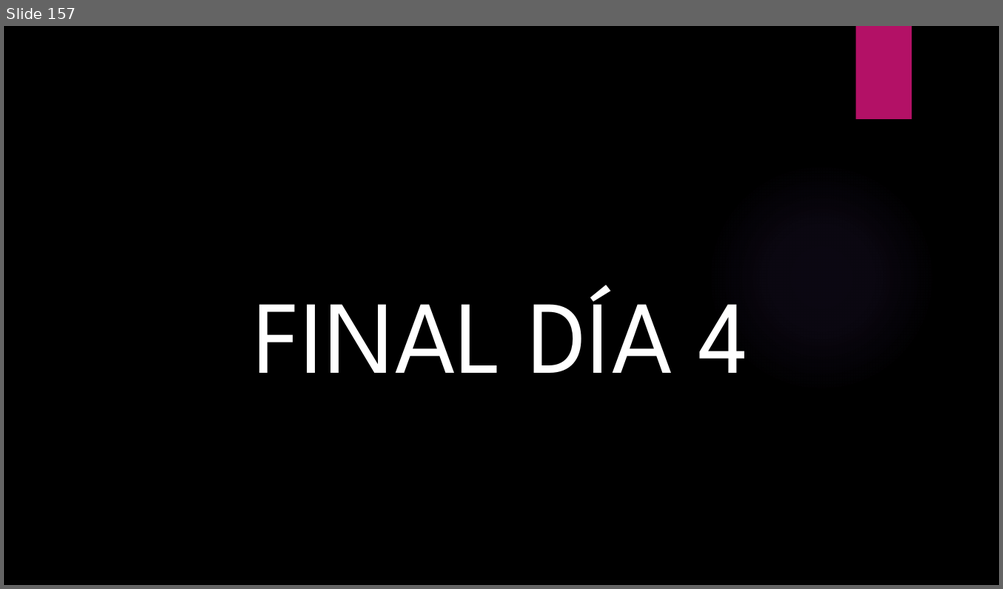
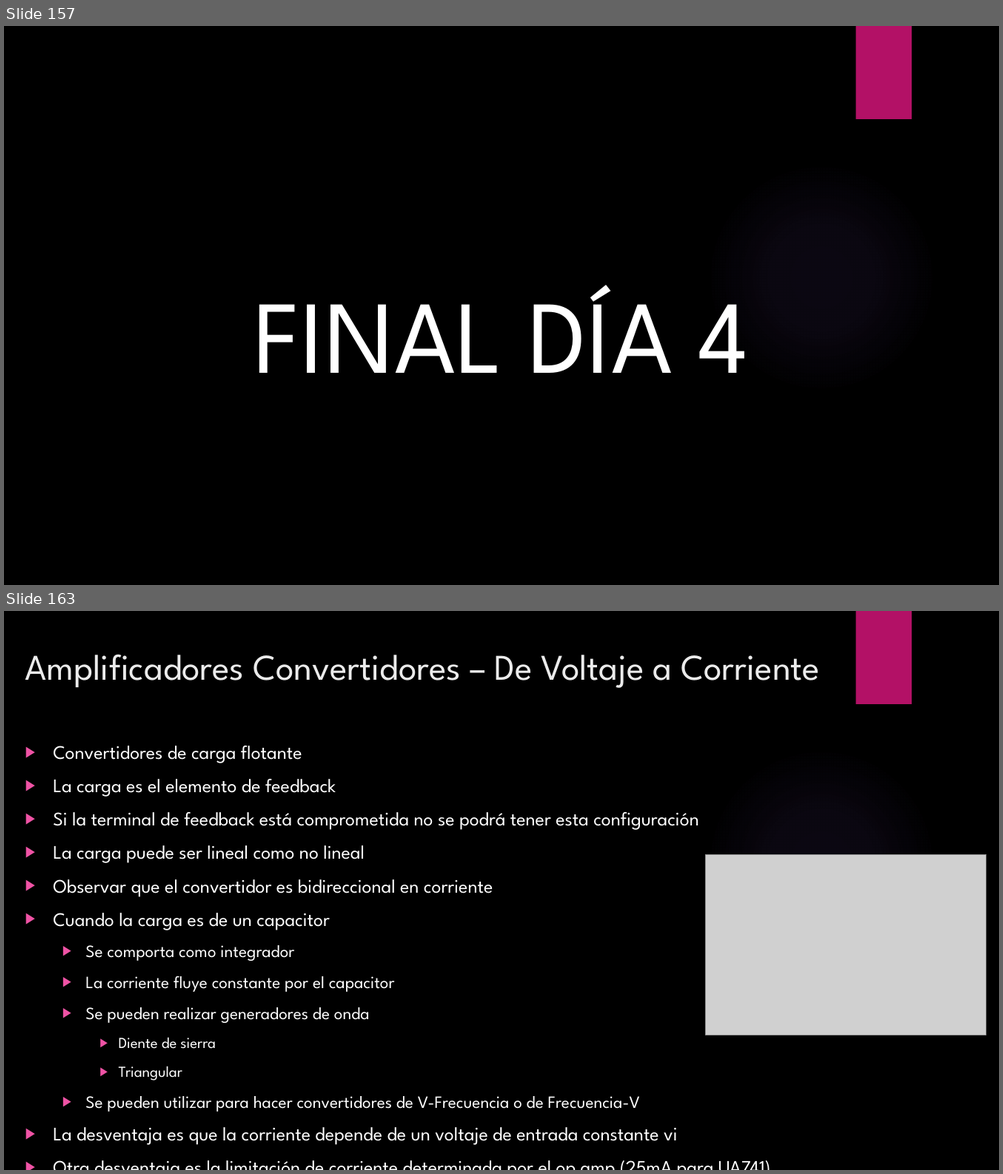
Before and after one commit to ulatinaedupa/ElectronicsII, a slide deck: Presentación/Electronica II.pptx. Shown one above the other, each under a label of ours: slide 157 before the commit, slides 157 and 163 after it; the slides between them are not shown. The pictures are 1003x589 and 1003x1174 pixels, drawn with LibreOffice and Linux fonts; fonts in the diff are those of the drawing; grey boxes stand for pictures; background and template pictures are left out. Boxes give left, top, right and bottom in pixels: in the first picture for what was removed or moved away, otherwise in the second. Text is boxed around its words. In the diff, an @@ line names an element or a change of style, - is before the commit and + after.

```diff
--- a/Presentación/Electronica II.pptx
+++ b/Presentación/Electronica II.pptx
@@ slide 163 added at box(4, 611, 999, 1170), background picture (left out); not listed: 2 template elements that a slide beside it also shows @@
@@ title added at box(25, 654, 820, 688), 35 pt, text #EBEBEB @@
+Amplificadores Convertidores – De Voltaje a Corriente
@@ text added at box(53, 746, 699, 1145), 18.5 pt, text #FFFFFF @@
+▶ Convertidores de carga flotante
+▶ La carga es el elemento de feedback
+▶ Si la terminal de feedback está comprometida no se podrá tener esta configuración
+▶ La carga puede ser lineal como no lineal
+▶ Observar que el convertidor es bidireccional en corriente
+▶ Cuando la carga es de un capacitor
+  ▶ Se comporta como integrador
+  ▶ La corriente fluye constante por el capacitor
+  ▶ Se pueden realizar generadores de onda
+    ▶ Diente de sierra
+    ▶ Triangular
+  ▶ Se pueden utilizar para hacer convertidores de V-Frecuencia o de Frecuencia-V
+▶ La desventaja es que la corriente depende de un voltaje de entrada constante vi
+▶ Otra desventaja es la limitación de corriente determinada por el op amp (25mA para UA741)
@@ picture added at box(706, 854, 986, 1035) @@
```
Also in this commit, not shown: 23 other slides added, 2 other files.
